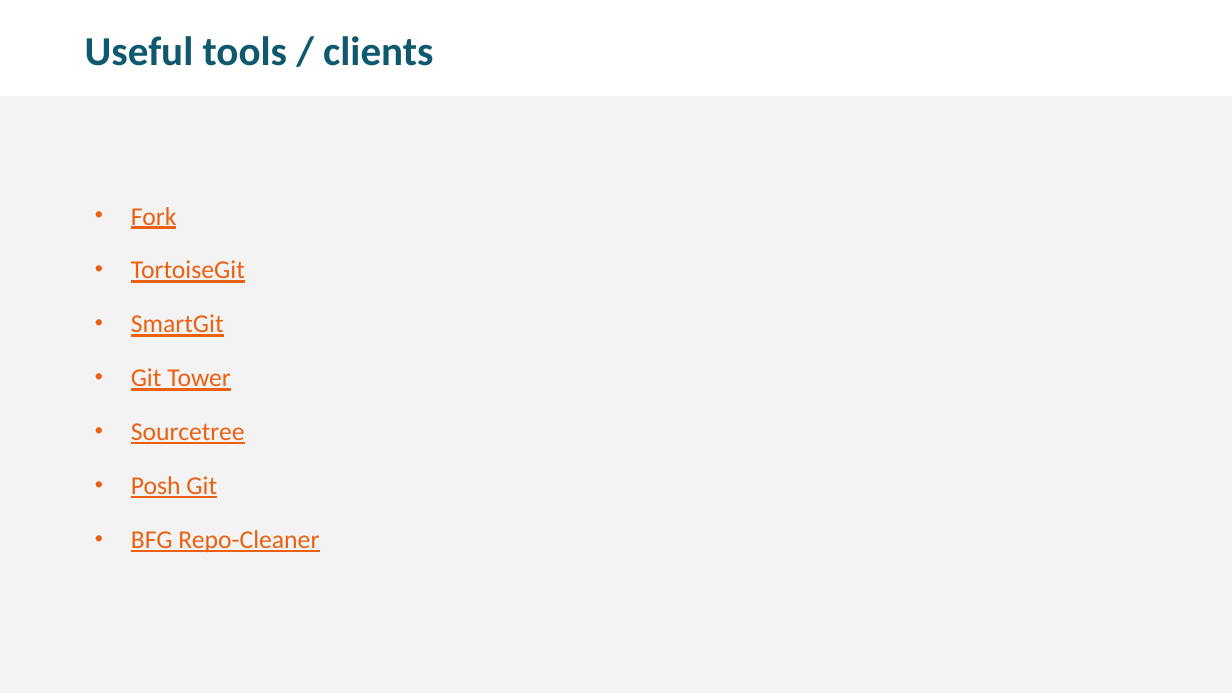
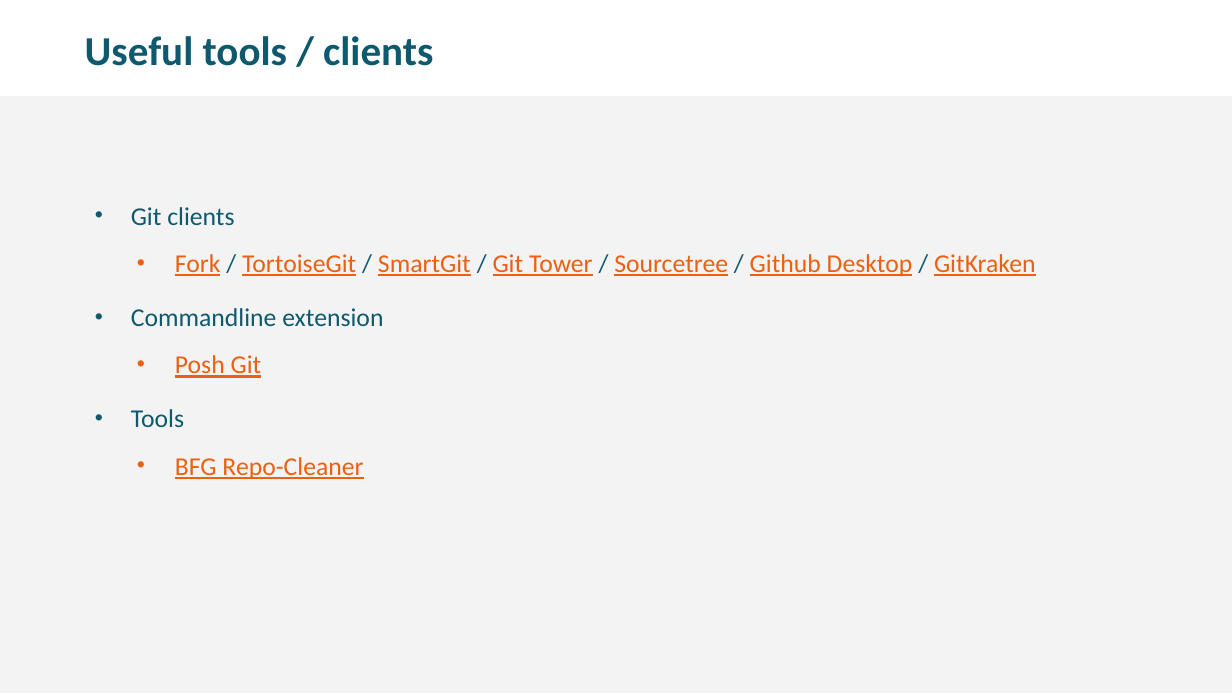
Before and after one commit to WilbertOnGithub/GitTraining_Beginners, a slide deck: slide 24 of Git training beginners.pptx (slide 23 before the commit). Drawn at 1232x693 pixels with LibreOffice and Linux fonts; fonts in the diff are those of the drawing; background and template pictures are left out. Boxes give left, top, right and bottom in pixels: in the first picture for what was removed or moved away, otherwise in the second. Text is boxed around its words. In the diff, an @@ line names an element or a change of style, - is before the commit and + after.

```diff
--- a/Git training beginners.pptx
+++ b/Git training beginners.pptx
@@ text at box(131, 207, 1036, 276): text changed @@
-• Fork
-• TortoiseGit
-• SmartGit
-• Git Tower
-• Sourcetree
+• Git clients
+  • Fork / TortoiseGit / SmartGit / Git Tower / Sourcetree / Github Desktop / GitKraken
+• Commandline extension
@@ text at box(175, 355, 363, 479): list level 1 to 2 in "Posh Git"; list level 1 to 2 in "BFG Repo-Cleaner" @@
@@ text at box(131, 409, 184, 427): paragraph added @@
+• Tools
```
Also in this commit, not shown: 1 slide added.
